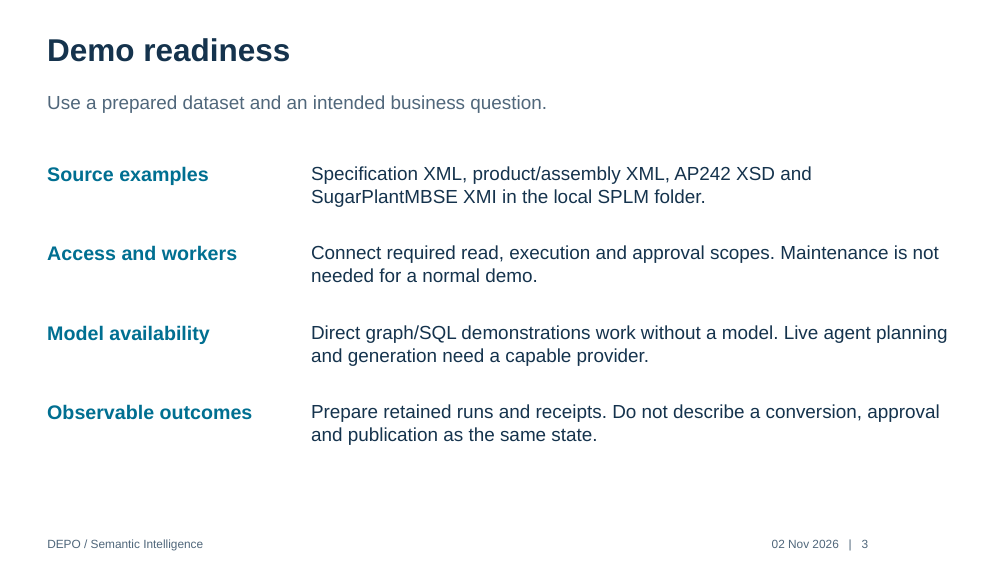
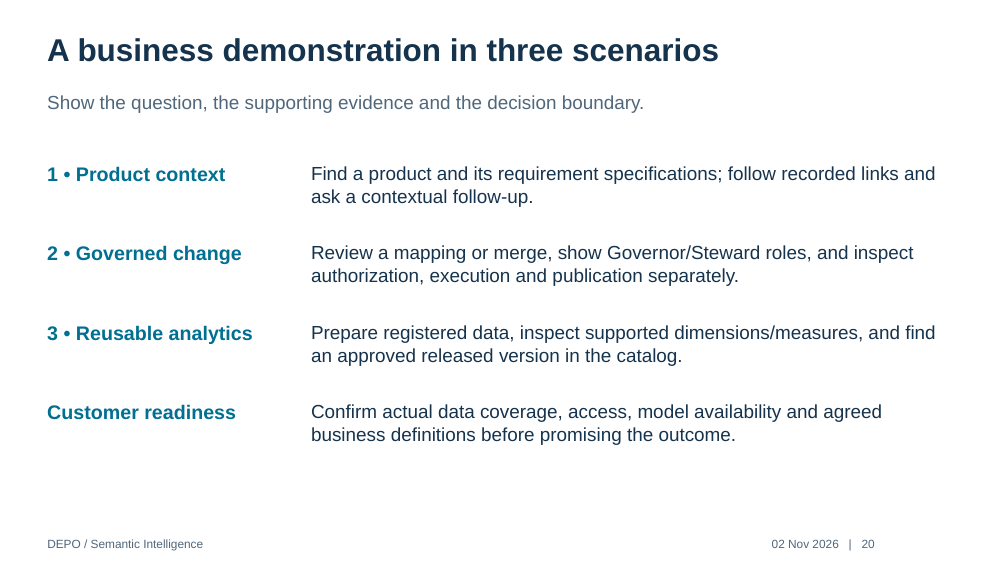
Before and after one commit to dparitosh/PMem, a slide deck: slide 20 of deliverables/DEPO-Workflow-Audited.pptx (slide 3 before the commit). Drawn at 1008x567 pixels with LibreOffice and Linux fonts; fonts in the diff are those of the drawing. Boxes give left, top, right and bottom in pixels: in the first picture for what was removed or moved away, otherwise in the second. Text is boxed around its words. In the diff, an @@ line names an element or a change of style, - is before the commit and + after.

Commit message:
Refocus workflow presentation for business and CXO audiences

```diff
--- a/deliverables/DEPO-Workflow-Audited.pptx
+++ b/deliverables/DEPO-Workflow-Audited.pptx
@@ text at [47,38,719,62]: text changed @@
-Demo readiness
+A business demonstration in three scenarios
@@ text at [47,95,645,113]: text changed @@
-Use a prepared dataset and an intended business question.
+Show the question, the supporting evidence and the decision boundary.
@@ text at [47,166,226,182]: text changed @@
-Source examples
+1 • Product context
@@ text at [311,166,936,207]: text changed @@
-Specification XML, product/assembly XML, AP242 XSD and SugarPlantMBSE XMI in the local SPLM folder.
+Find a product and its requirement specifications; follow recorded links and ask a contextual follow-up.
@@ text at [47,245,242,264]: text changed @@
-Access and workers
+2 • Governed change
@@ text at [311,245,914,286]: text changed @@
-Connect required read, execution and approval scopes. Maintenance is not needed for a normal demo.
+Review a mapping or merge, show Governor/Steward roles, and inspect authorization, execution and publication separately.
@@ text at [47,325,253,344]: text changed @@
-Model availability
+3 • Reusable analytics
@@ text at [311,325,935,366]: text changed @@
-Direct graph/SQL demonstrations work without a model. Live agent planning and generation need a capable provider.
+Prepare registered data, inspect supported dimensions/measures, and find an approved released version in the catalog.
@@ text at [47,404,236,420]: text changed @@
-Observable outcomes
+Customer readiness
@@ text at [311,404,882,445]: text changed @@
-Prepare retained runs and receipts. Do not describe a conversion, approval and publication as the same state.
+Confirm actual data coverage, access, model availability and agreed business definitions before promising the outcome.
@@ text at [772,539,875,548]: text changed @@
-02 Nov 2026 | 3
+02 Nov 2026 | 20
```
Also in this commit, not shown: 11 other slides changed, 8 slides added, 8 slides removed, 4 other files.
